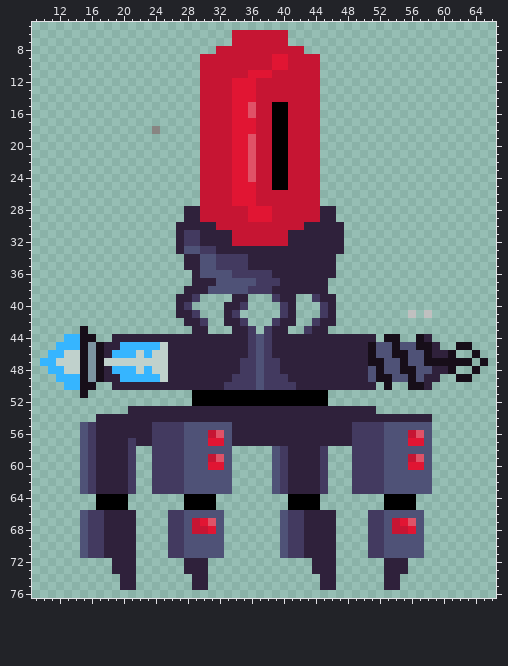
One commit to this pixel-art file: Sprites/Ennemies/boss1spider.aseprite. The picture above was drawn from the file before the commit.
80x80 pixels, 1 frame. Pixels under 10% opacity are left out. Shown: x 9..66, y 5..76.
New version:
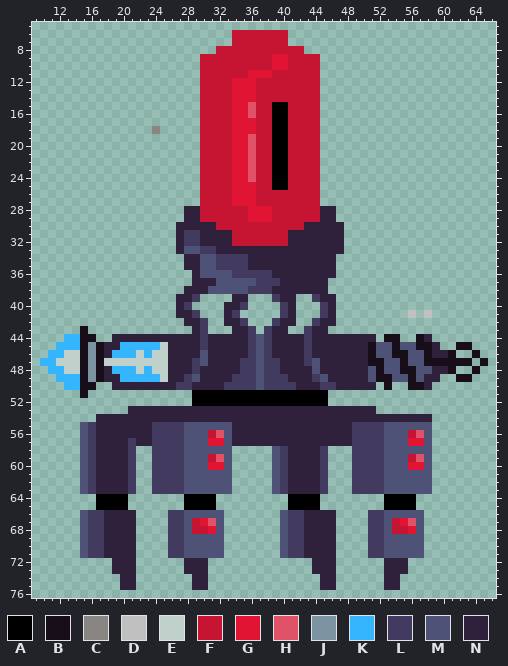
Palette (. is transparent): A #000000  B #170e19  C #888582  D #c0c0c0  E #c0d1cc  F #c61533  G #e11533  H #e05267  J #7c94a1  K #36b5ff  L #433a60  M #4f5277  N #2f213b
The edit:
Changed rows in their new state; - is an unchanged pixel.
first column x 27:
43 ---L----------------
44 ---L------------L---
45 ---L------------L---
46 ---M------------L---
47 --LM------------LM--
48 --L--------------M--
49 -LM--------------LM-
50 LL----------------LL
